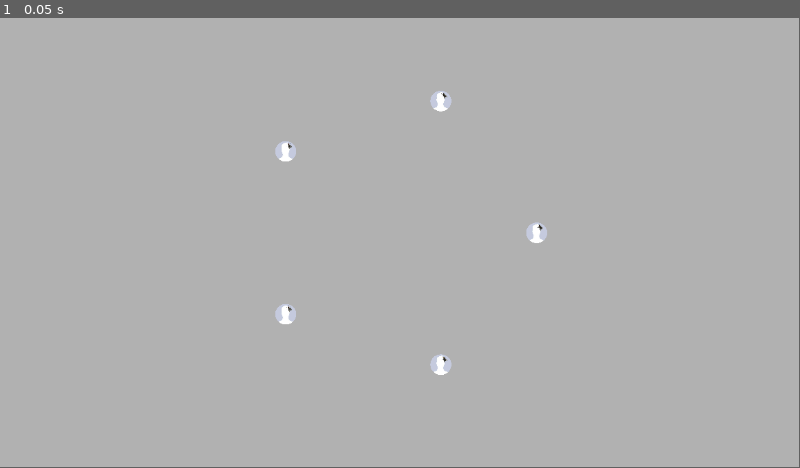
Above: before the commit, frame 1.
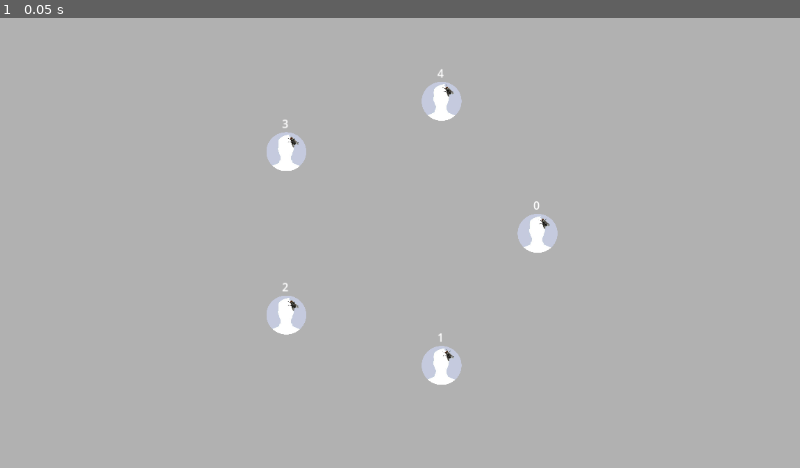
Above: after the commit, the same moment.

Repository: Pikachuxxxx/social-loops-gmtk
Game: Godot game, scene res://Scenes/main.tscn
Same seed, same stepped clock (60 frames per second), same inputs: the game is played once before the commit and once after it. This scene is started directly instead of the project's main scene.
Inputs:
- Up to frame 1 (0.05 s): no input
In our replay, the window is 799x449 before the commit and 800x450 after it. These sizes can differ from the game's own. Grey fills any space a smaller window leaves; there, only what the larger window draws over its background counts as a difference.

The runs differ from the first frame. In frame 1, 1.4% of the frame differs, in the area x 33-70%, y 11-82%.

Commit message:
render lines for multiple groups between nodes

Diff:
--- a/Scenes/node.tscn
+++ b/Scenes/node.tscn
@@ -4,7 +4,7 @@
 [ext_resource type="Texture2D" uid="uid://bjtvpqne35bbd" path="res://Textures/ProfilePicDefAlpha.png" id="2_6b8r6"]
 
 [sub_resource type="CircleShape2D" id="CircleShape2D_j2q8x"]
-radius = 15.0
+radius = 29.0172
 
 [node name="Node" type="StaticBody2D"]
 script = ExtResource("1_5g7os")
@@ -14,5 +14,5 @@
 
 [node name="Sprite2D" type="Sprite2D" parent="."]
 position = Vector2(-0.499999, 0)
-scale = Vector2(0.0783333, 0.078373)
+scale = Vector2(0.148073, 0.148148)
 texture = ExtResource("2_6b8r6")
--- a/Scripts/Group.gd
+++ b/Scripts/Group.gd
@@ -3,14 +3,23 @@
 
 var isInProgress = false
 var nodeIds: Array[int] = []
+var onGroupUpdate: Callable = func ():
+	pass
 
-func _init(_isInProgress: bool = false) -> void:
+func _init(_isInProgress: bool = false, _onGroupUpdate: Callable = func (): pass) -> void:
 	isInProgress = _isInProgress
+	onGroupUpdate = _onGroupUpdate
 
 func add_node_id (nodeId: int) -> void:
 	if not nodeIds.has(nodeId): # Use dictionary instead?
 		nodeIds.append(nodeId)
+		onGroupUpdate.call()
 
 func insert_node_id (insertIdx: int, nodeId: int) -> void:
 	if not nodeIds.has(nodeId): # Use dictionary instead?
 		nodeIds.insert(insertIdx, nodeId)
+		onGroupUpdate.call()
+
+func erase_node (nodeId: int):
+	nodeIds.erase(nodeId)
+	onGroupUpdate.call()
--- a/Scripts/Utils.gd
+++ b/Scripts/Utils.gd
@@ -29,7 +29,6 @@
 # nId is after which node in the group is the new node to be added
 static func is_node_touching_group (draggingNode: MyNode, nodes: Array[MyNode], groups: Array[Group]) -> Vector2:
 	var point = draggingNode.position
-	print("Checking if node is touching group")
 	for gid in range(groups.size()):
 		var group = groups[gid]
 		if group.nodeIds.has(draggingNode.id):
@@ -63,4 +62,29 @@
 
 static func get_pair_key (a: int, b: int):
 	var pair = [a,b]
+	pair.sort()
 	return str(pair[0]) + "-" + str(pair[1])
+
+static func get_adjacent_line (iter: int, count: int, firstPoint: Vector2, secondPoint: Vector2) -> Array[Vector2]:
+	if count == 1:
+		return [firstPoint, secondPoint]
+
+	var offset = 4 + 2 # line_width + gap
+	var size = count * offset - 1 # - gap
+	var startDist = size/2
+
+	# Perpendicular slope
+	var n = -1 * (secondPoint.x - firstPoint.x)/(secondPoint.y - firstPoint.y)
+
+	var length = sqrt(1 + n*n)
+
+	var dmx = startDist / length
+	var dmy = n * startDist / length
+
+	var dx = offset / length
+	var dy = n * offset / length
+
+	return [
+		Vector2(firstPoint.x - dmx + dx*(iter-1), firstPoint.y - dmy + dy*(iter-1)),
+		Vector2(secondPoint.x - dmx + dx*(iter-1), secondPoint.y - dmy + dy*(iter-1))
+	]
--- a/Scripts/main.gd
+++ b/Scripts/main.gd
@@ -11,6 +11,7 @@
 var wiggle = Wiggle.new()
 
 func _draw() -> void:
+	var _groupPairCount = {}
 	for gid in range(groups.size()):
 		var group = groups[gid]
 		var groupNodeIds = group.nodeIds.duplicate()
@@ -23,7 +24,15 @@
 			var nodePosition = mousePosition if nodeId == -1 else nodes[nodeId].position
 			var nextNodePosition = mousePosition if nextNodeId == -1 else nodes[nextNodeId].position
 
-			draw_line(nodePosition, nextNodePosition, groupColors[gid], 1, true)
+			var key = Utils.get_pair_key(nodeId, nextNodeId)
+			if not _groupPairCount.has(key):
+				_groupPairCount[key] = 0
+			_groupPairCount[key] += 1
+
+			var count = Utils.get_pair_count(groupPairCount, nodeId, nextNodeId)
+			var points = Utils.get_adjacent_line(_groupPairCount[key], count, nodePosition, nextNodePosition)
+
+			draw_line(points[0], points[1], groupColors[gid], 4, true)
 
 # Called when the node enters the scene tree for the first time.
 func _ready() -> void:
@@ -47,7 +56,7 @@
 		for node in nodes:
 			if node.isDragging:
 				for group in groups:
-					group.nodeIds.erase(node.id)
+					group.erase_node(node.id)
 	)
 
 func _input(event: InputEvent) -> void:
@@ -67,7 +76,13 @@
 			if not isGroupActive():
 				for node in nodes:
 					if node.intersect(event.position):
-						var group = Group.new(true)
+						var group = Group.new(true, func ():
+							Utils.preprocess_groups(groupPairCount, groups)
+							print(str(groupPairCount))
+							for group in groups:
+								print(str(group.nodeIds))
+							pass
+						)
 						group.add_node_id(node.id)
 						groups.append(group)
 						queue_redraw()
@@ -75,6 +90,8 @@
 		elif event.button_index == MOUSE_BUTTON_RIGHT:
 			if groups.size() > 0:
 				groups[groups.size()-1].isInProgress = false
+				if groups[groups.size()-1].nodeIds.size() <= 1:
+					groups.pop_back()
 				queue_redraw()
 	elif event is InputEventMouseMotion:
 		mousePosition = event.position
--- a/Scripts/node.gd
+++ b/Scripts/node.gd
@@ -7,6 +7,14 @@
 var id = -1
 
 var buffer: Array[Vector2] = []
+
+func _draw() -> void:
+	var font = ThemeDB.fallback_font
+	var pos = Vector2(-6, -34)
+	draw_string(font, pos, str(id))
+
+func _ready() -> void:
+	queue_redraw()
 
 func dragOn ():
 	isDragging = true
@@ -26,4 +34,5 @@
 func move_node_if_dragging (pos: Vector2) -> bool:
 	if isDragging:
 		position = pos
+	queue_redraw()
 	return isDragging
--- a/project.godot
+++ b/project.godot
@@ -15,6 +15,10 @@
 config/features=PackedStringArray("4.4", "Forward Plus")
 config/icon="res://icon.svg"
 
+[display]
+
+window/stretch/mode="viewport"
+
 [rendering]
 
 environment/defaults/default_clear_color=Color(0.695505, 0.695503, 0.695502, 1)
